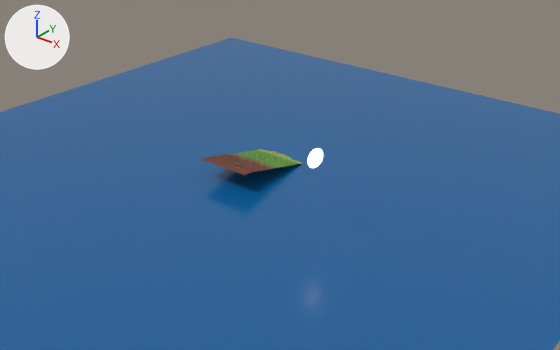
The glTF model frontend/projects/ride/public/courses/haleakala.glb: old version first, new version second.
Camera for both pictures: a 50 mm lens placed at (22223.0, -27378.0, 15786.0), pointed at (1067.0, -933.0, -610.0). Lighting does not change. The marker at upper left points along +X, +Y and +Z. The older version comes first. Where no turn or scale is listed for an object, it has been applied to the vertices.

Objects in the first picture: 'Sea' and 16 more.
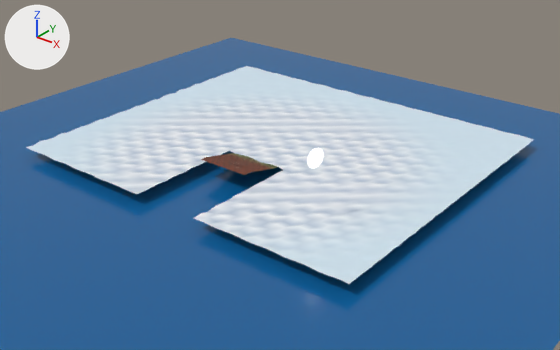
Boxes (x1, y1, x2, y2) around the edits, measured in the pictures (560 x 350 px):
```json
{"object": "Peaks", "change": "added", "after": [26, 66, 534, 284]}
```

Edits to the scene script, one JSON object a line:
```json
{"op": "add", "block": "mat_peaks", "code": ["mat_peaks = bpy.data.materials.new('Peaks')", "mat_peaks.use_nodes = True; mat_peaks.node_tree.nodes.clear()", "_N = mat_peaks.node_tree.nodes; _L = mat_peaks.node_tree.links", "n0 = _N.new('ShaderNodeBsdfPrincipled'); n0.name = 'Principled BSDF'", "n0.inputs[2].default_value = 0.85  # 'Roughness'", "n1 = _N.new('ShaderNodeOutputMaterial'); n1.name = 'Material Output'", "n2 = _N.new('ShaderNodeVertexColor'); n2.name = 'Color Attribute'", "_L.new(n0.outputs[0], n1.inputs[0])  # 'BSDF' to 'Surface'", "_L.new(n2.outputs[0], n0.inputs[0])  # 'Color' to 'Base Color'"]}
{"op": "add", "block": "me_peaks", "code": ["me_peaks = bpy.data.meshes.new('Peaks')", "me_peaks.from_pydata(...)  # 1742 vertices, 3286 faces; spans x 0.0..18900.0, y -16380.0..0.0, z 0.0..103.0", "me_peaks.materials.append(mat_peaks)"]}
{"op": "add", "block": "ob_peaks", "code": ["ob_peaks = bpy.data.objects.new('Peaks', me_peaks)", "ob_peaks.location = (-9002.0, 8266.0, 497.0)"]}
```
